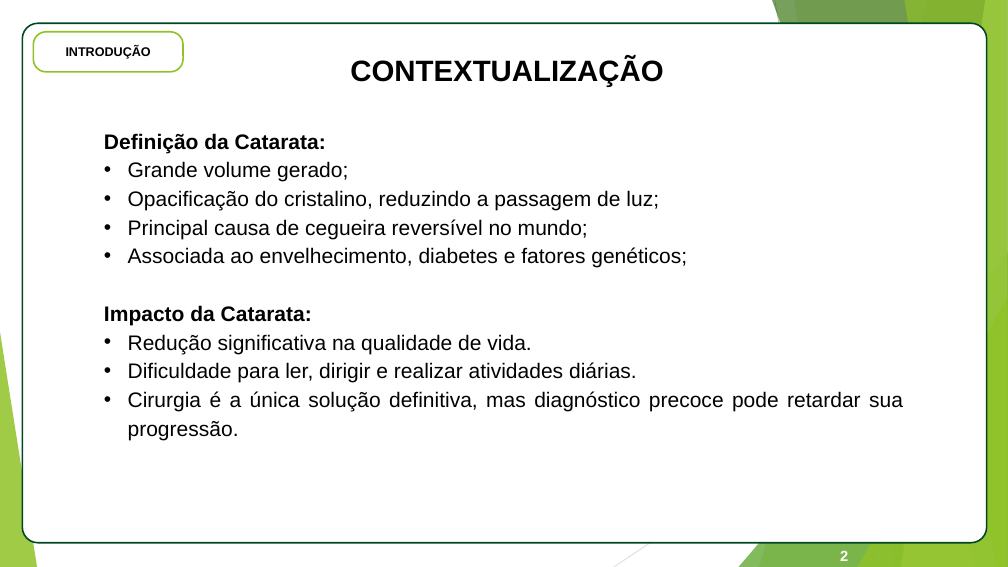
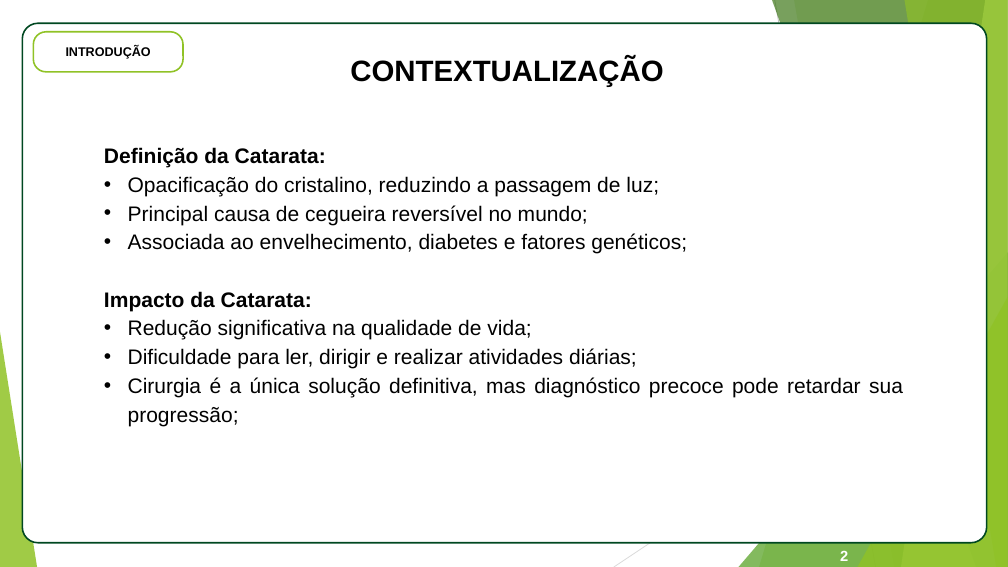
Before and after one commit to estrada-felipe/FundusDetectionTCC, a slide deck: slide 2 of tcc_documento/Apresentacao_TCC_Felipe_Estrada.pptx. Drawn at 1008x567 pixels with LibreOffice and Linux fonts; fonts in the diff are those of the drawing. Boxes give left, top, right and bottom in pixels: in the first picture for what was removed or moved away, otherwise in the second. Text is boxed around its words. In the diff, an @@ line names an element or a change of style, - is before the commit and + after.

```diff
--- a/tcc_documento/Apresentacao_TCC_Felipe_Estrada.pptx
+++ b/tcc_documento/Apresentacao_TCC_Felipe_Estrada.pptx
@@ text "Definição da Catarata:": place and size @@
-text "Definição da Catarata:" at <box>104,133,903,440</box>
+text "Definição da Catarata:" at <box>104,147,903,426</box>
@@ text at <box>128,161,348,182</box>: paragraph removed @@
-• Grande volume gerado;
@@ text at <box>128,319,903,426</box>: text changed @@
-• Redução significativa na qualidade de vida.
-• Dificuldade para ler, dirigir e realizar atividades diárias.
-• Cirurgia é a única solução definitiva, mas diagnóstico precoce pode retardar sua progressão.
+• Redução significativa na qualidade de vida;
+• Dificuldade para ler, dirigir e realizar atividades diárias;
+• Cirurgia é a única solução definitiva, mas diagnóstico precoce pode retardar sua progressão;
```
Also in this commit, not shown: 3 other slides changed, 15 slides added, 30 slides removed, 4 other files.
